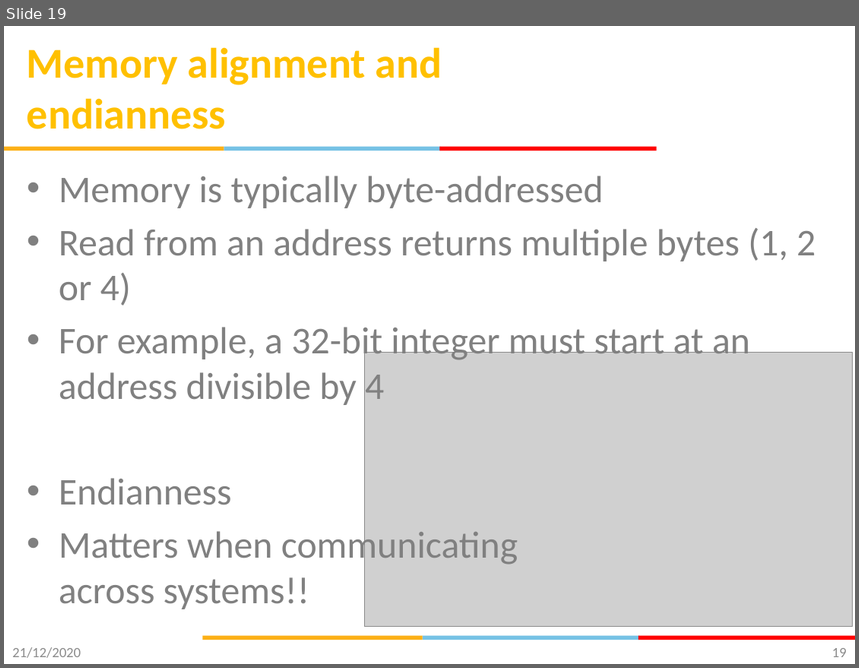
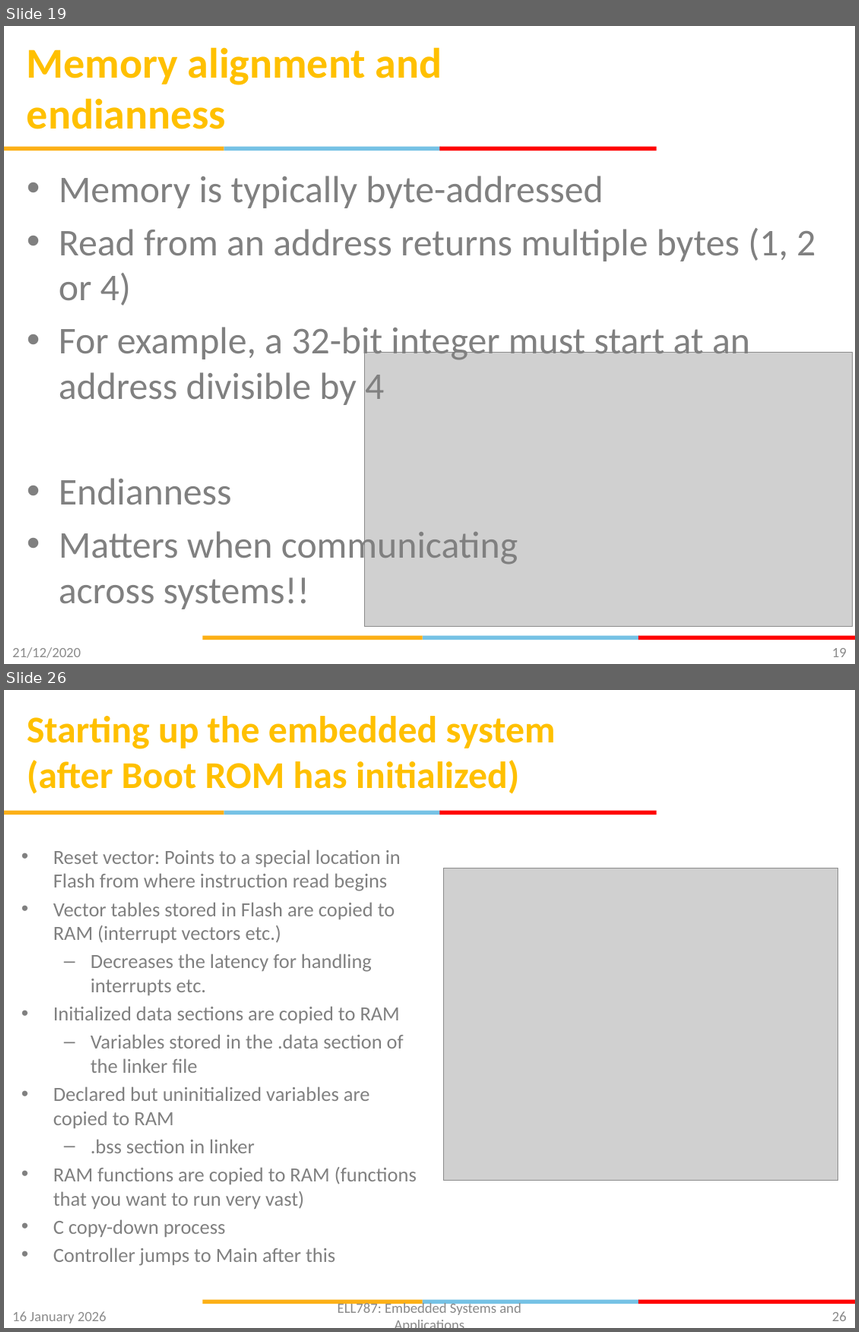
Before and after one commit to gsaurabhr-teaching/csg523-material, a slide deck: Lec-6-8-embedded-fundamentals.pptx. Shown one above the other, each under a label of ours: slide 19 before the commit, slides 19 and 26 after it; the slides between them are not shown. The pictures are 859x668 and 859x1332 pixels, drawn with LibreOffice and Linux fonts; fonts in the diff are those of the drawing; grey boxes stand for pictures; background and template pictures are left out. Boxes give left, top, right and bottom in pixels: in the first picture for what was removed or moved away, otherwise in the second. Text is boxed around its words. In the diff, an @@ line names an element or a change of style, - is before the commit and + after.

Commit message:
embedded fundamentals - added boot sequence, reset and power modes

```diff
--- a/Lec-6-8-embedded-fundamentals.pptx
+++ b/Lec-6-8-embedded-fundamentals.pptx
@@ slide 26 added at <box>4,690,855,1328</box>, background #FFFFFF; not listed: 6 template elements that a slide beside it also shows @@
@@ title added at <box>27,716,556,794</box>, 32 pt, text #FFC000, bold @@
+Starting up the embedded system (after Boot ROM has initialized)
@@ text added at <box>53,850,417,1266</box>, 17 pt, text #808080 @@
+• Reset vector: Points to a special location in Flash from where instruction read begins
+• Vector tables stored in Flash are copied to RAM (interrupt vectors etc.)
+  – Decreases the latency for handling interrupts etc.
+• Initialized data sections are copied to RAM
+  – Variables stored in the .data section of the linker file
+• Declared but uninitialized variables are copied to RAM
+  – .bss section in linker
+• RAM functions are copied to RAM (functions that you want to run very vast)
+• C copy-down process
+• Controller jumps to Main after this
@@ picture added at <box>444,868,838,1180</box> @@
@@ text added at <box>338,1302,522,1315</box>, 12 pt, text #898989 @@
+ELL787: Embedded Systems and Applications
@@ text added at <box>12,1312,107,1324</box>, 12 pt, text #8C8C8C @@
+16 January 2026
@@ page number added at <box>832,1312,847,1322</box>, 12 pt, text #898989 @@
+26
```
Also in this commit, not shown: 2 slides changed, 8 other slides added.
